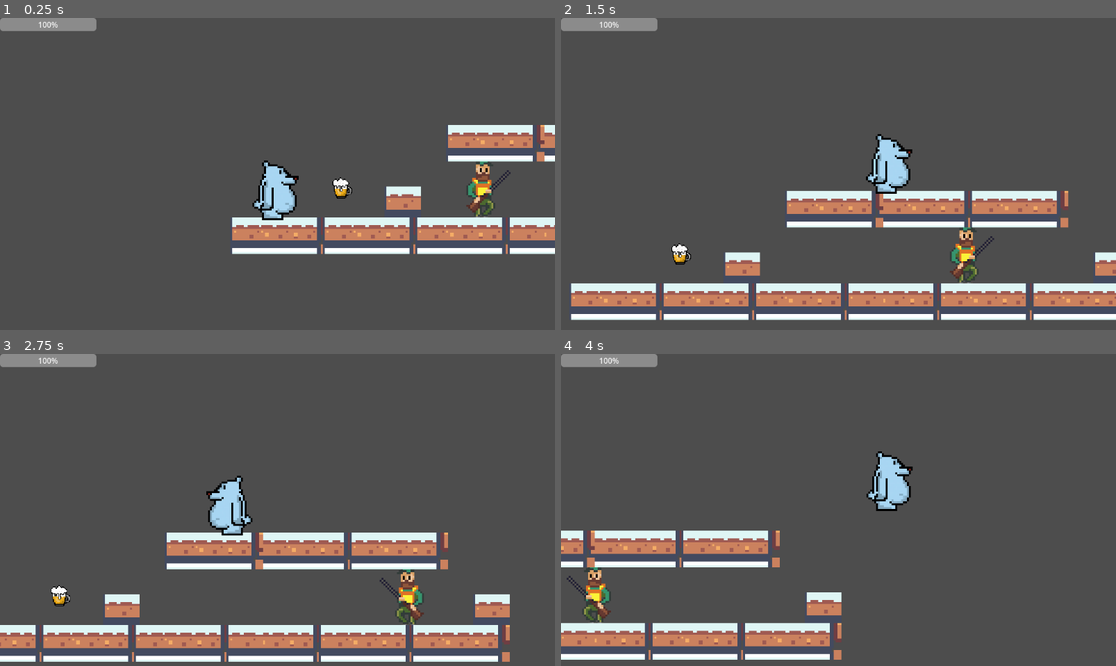
Above: before the commit, frames 1-4 (two rows, left to right).
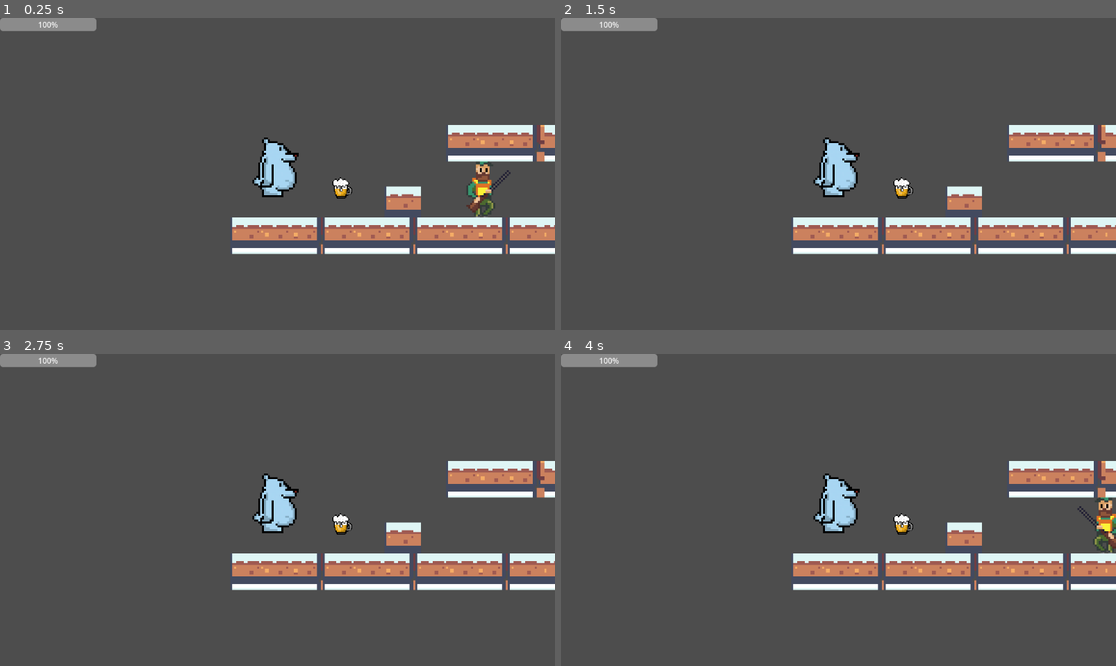
Above: after the commit, the same moments.

Repository: Oozudex/GameJam-BearBeer
Game: Godot game, scene res://Scene/game.tscn
Same seed, same stepped clock (60 frames per second), same inputs: the game is played once before the commit and once after it.
Inputs:
- Up to frame 1 (0.25 s): no input
- Up to frame 2 (1.5 s): hold Right (ui_right) from 0.53 s (still down); tap Up (ui_up) at 0.77 s
- Up to frame 3 (2.75 s): tap Up (ui_up) at 1.52 s; release Right (ui_right) at 2.03 s; hold Left (ui_left) from 2.03 s (still down)
- Up to frame 4 (4 s): release Left (ui_left) at 2.78 s; hold Right (ui_right) from 2.78 s (still down); tap Up (ui_up) at 3.02, 3.77 s

The runs differ from the first frame. In frame 1, 1.3% of the frame differs, in the area x 45-54%, y 38-65%; in frame 2, 23%; in frame 3, 23%, in the area x 0-100%, y 34-99%; in frame 4, 19%.
Error after the commit: Parse Error: Identifier "GameState" not declared in the current scope. (res://scripts/player.gd:89)

Commit message:
Ajout ticket d'or + systeme de vie

Diff:
--- /dev/null
+++ b/scripts/game_state.gd
@@ -0,0 +1,34 @@
+extends Node
+
+var honey_count: int = 0
+var target_honey: int = 5
+
+var lives_max: int = 3
+var lives: int = 3
+
+var has_golden_ticket: bool = false
+
+func reset() -> void:
+	honey_count = 0
+	has_golden_ticket = false
+
+func reset_run() -> void:
+	# Reset complet quand on relance une "partie"
+	honey_count = 0
+	lives = lives_max
+
+func reset_level_only() -> void:
+	# Reset quand on meurt mais qu'on continue
+	honey_count = 0
+
+func add_honey(amount: int = 1) -> void:
+	honey_count = clamp(honey_count + amount, 0, target_honey)
+
+func add_ticket() -> void:
+	has_golden_ticket = true
+
+func lose_life() -> void:
+	lives = max(lives - 1, 0)
+
+func is_game_over() -> bool:
+	return lives <= 0
--- /dev/null
+++ b/scripts/golden_ticket.gd
@@ -0,0 +1,9 @@
+extends Area2D
+
+func _ready() -> void:
+	body_entered.connect(_on_body_entered)
+
+func _on_body_entered(body: Node2D) -> void:
+	if body.name == "Player":
+		GameState.add_ticket()
+		queue_free()
--- /dev/null
+++ b/scripts/hearts.gd
@@ -0,0 +1,6 @@
+extends CanvasLayer
+
+@onready var hearts_label: Label = $HeartsLabel
+
+func _process(_delta: float) -> void:
+	hearts_label.text = "Vies : " + "❤️".repeat(GameState.lives)
--- /dev/null
+++ b/scripts/hud.gd
@@ -0,0 +1,8 @@
+extends CanvasLayer
+
+@onready var honey_label: Label = $HBoxContainer/HoneyLabel
+@onready var ticket_label: Label = $HBoxContainer/TicketLabel
+
+func _process(_delta: float) -> void:
+	honey_label.text = "Miel : %d/%d" % [GameState.honey_count, GameState.target_honey]
+	ticket_label.text = "Ticket : ✅" if GameState.has_golden_ticket else "Ticket : ❌"
--- a/scripts/player.gd
+++ b/scripts/player.gd
@@ -9,12 +9,18 @@
 # Temperature system (Banquise)
 # -----------------------------
 @export var temp_max: int = 100
-@export var cold_damage: int = 5  # perte de température
+@export var cold_damage: int = 10  # perte de température
 var temp: int = 100               # <-- plus exporté
 
-@onready var temp_bar: ProgressBar = $"../CanvasLayer/TempBar"
+@onready var temp_bar: ProgressBar = $"../HUD/HBoxContainer/TempBar"
 
 var is_dead: bool = false
+
+# Glissade sur la glace
+@export var accel: float = 900.0
+@export var decel: float = 1100.0
+var ice_control: float = 1.0
+
 
 
 func _ready() -> void:
@@ -38,15 +44,22 @@
 	# Horizontal movement
 	var direction := Input.get_axis("ui_left", "ui_right")
 
+	# Flip seulement quand le joueur appuie
 	if direction > 0:
 		animated_sprite_2d.flip_h = false
 	elif direction < 0:
 		animated_sprite_2d.flip_h = true
 
-	if direction:
-		velocity.x = direction * SPEED
+	var target_speed = direction * SPEED
+
+	# Sur glace, accel/decel réduits -> glisse
+	var a = accel * ice_control
+	var d = decel * ice_control
+
+	if direction != 0:
+		velocity.x = move_toward(velocity.x, target_speed, a * delta)
 	else:
-		velocity.x = move_toward(velocity.x, 0, SPEED)
+		velocity.x = move_toward(velocity.x, 0, d * delta)
 
 	move_and_slide()
 
@@ -68,12 +81,19 @@
 	if temp <= 0:
 		die()
 
-
 func die() -> void:
 	if is_dead:
 		return
 	is_dead = true
-	get_tree().reload_current_scene()
+
+	GameState.lose_life()
+	GameState.reset_level_only()
+
+	if GameState.is_game_over():
+		get_tree().call_deferred("change_scene_to_file", "res://Scene/main_menu.tscn")
+	else:
+		get_tree().call_deferred("reload_current_scene")
+
 
 
 func _update_temp_bar() -> void:
@@ -81,6 +101,8 @@
 		temp_bar.max_value = temp_max
 		temp_bar.value = temp
 
+func set_ice_control(value: float) -> void:
+	ice_control = value
 
 
 # ----------------------------------------
@@ -89,7 +111,3 @@
 func _on_cold_timer_timeout() -> void:
 	print("cold tick:", temp)
 	remove_temp(cold_damage)
-
-
-func _on_ice_zone_body_entered(body: Node2D) -> void:
-	print("coucou from icebox in player")
Not shown, added: scripts/game_state.gd.uid
Not shown, added: scripts/golden_ticket.gd.uid
Not shown, added: scripts/hearts.gd.uid
Not shown, added: scripts/hud.gd.uid
